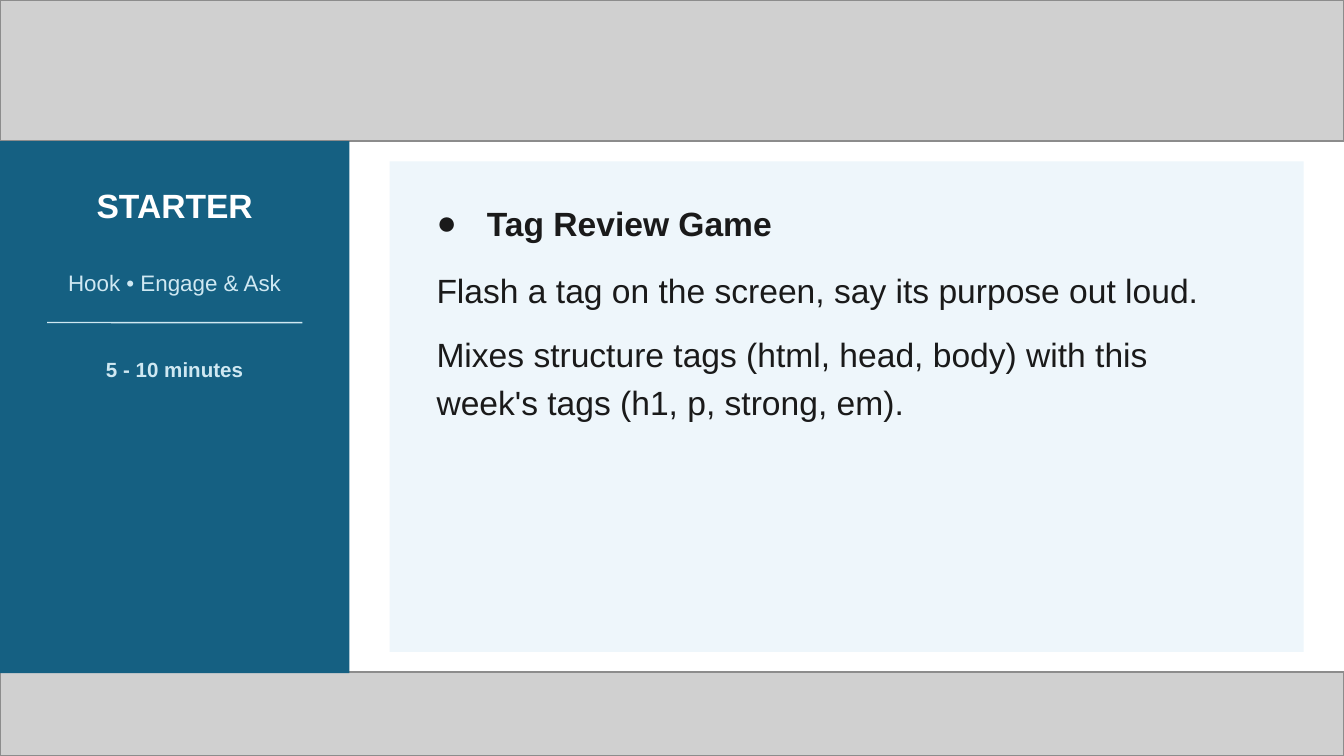
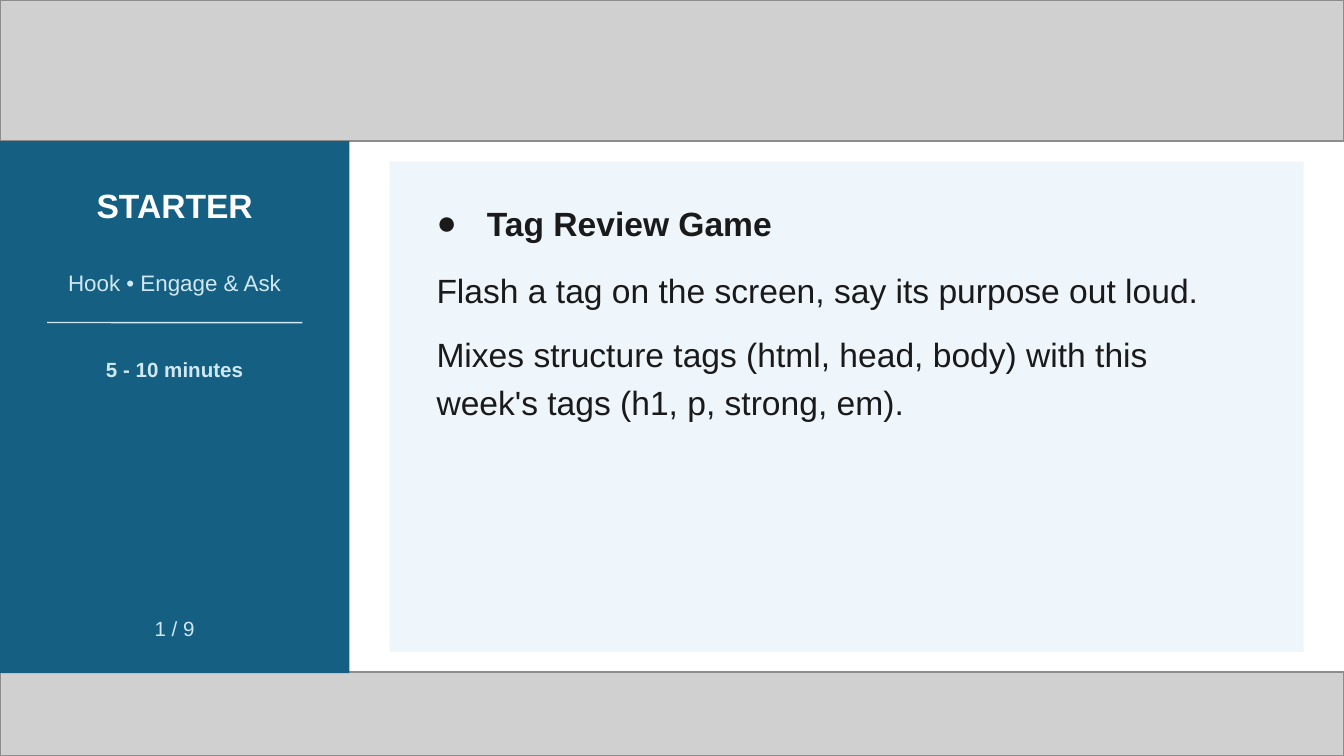
Before and after one commit to Arwa-Abboud/design1-term1-html-unit, a slide deck: slide 5 of resources/week-03/W3L4 - Formative Assessment - HTML Structure and Text Formatting.pptx. Drawn at 1344x756 pixels with LibreOffice and Linux fonts; fonts in the diff are those of the drawing; grey boxes stand for pictures. Boxes give left, top, right and bottom in pixels: in the first picture for what was removed or moved away, otherwise in the second. Text is boxed around its words. In the diff, an @@ line names an element or a change of style, - is before the commit and + after.

```diff
--- a/resources/week-03/W3L4 - Formative Assessment - HTML Structure and Text Formatting.pptx
+++ b/resources/week-03/W3L4 - Formative Assessment - HTML Structure and Text Formatting.pptx
@@ text added at bbox=[155, 621, 194, 636], 11 pt, text #CFE8F2 @@
+1 / 9
```
Also in this commit, not shown: 8 slides added.
